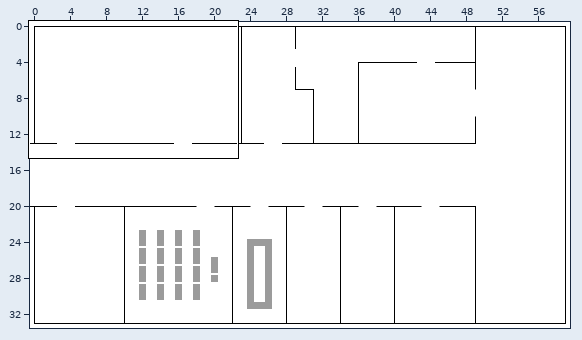
Tiled map (JSON): code/assets/map/default.json. The first picture is a wide view before the edit; the outline marks the close-up.
Close-up. Earlier state:
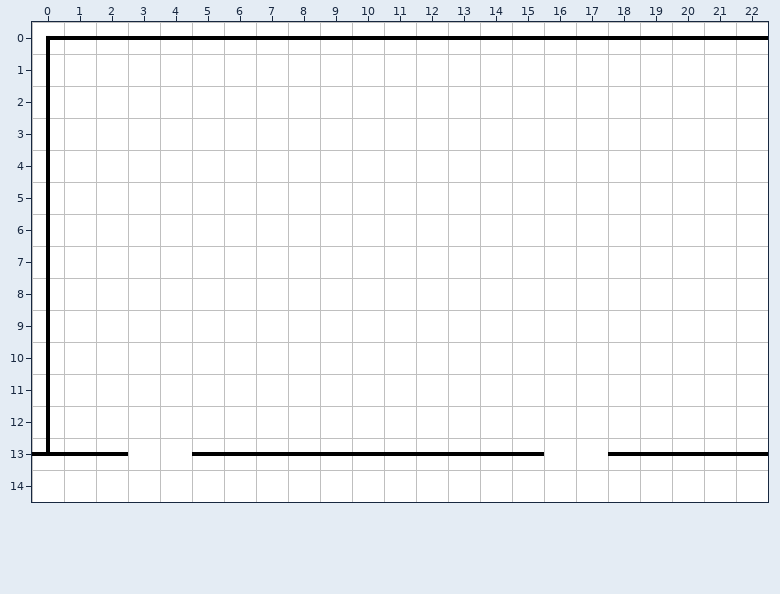
Cells are 32x32 px. Shown: x 0..22, y 0..14. The commit also changed other parts of the map, which this record leaves out.
New version:
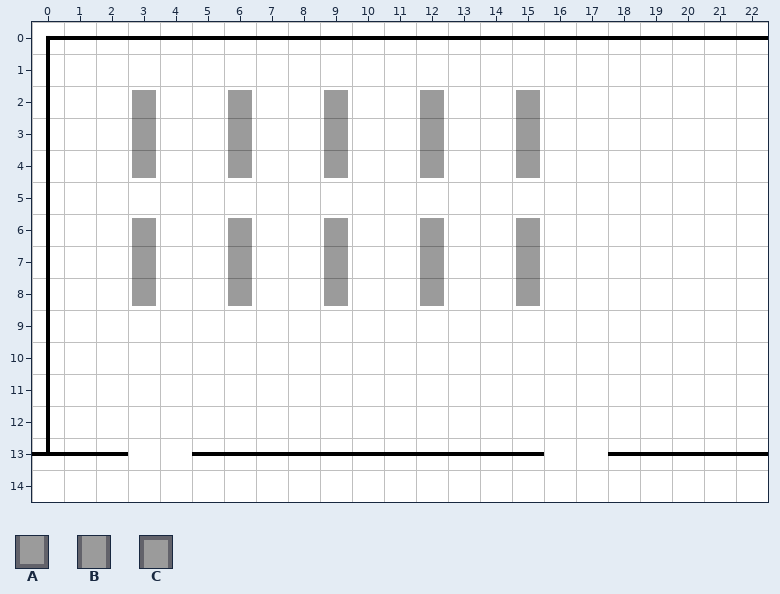
Key: from "minimal-tileset": A 22, B 23, C 31.
_ is an empty cell, . an unchanged one.
From old to new:
--- layer "tables"
@@ x 3..15 @@
- 2 _.._.._.._.._
- 3 _.._.._.._.._
- 4 _.._.._.._.._
+ 2 C..C..C..C..C
+ 3 B..B..B..B..B
+ 4 A..A..A..A..A
@@ x 3..15 @@
- 6 _.._.._.._.._
- 7 _.._.._.._.._
- 8 _.._.._.._.._
+ 6 C..C..C..C..C
+ 7 B..B..B..B..B
+ 8 A..A..A..A..A
